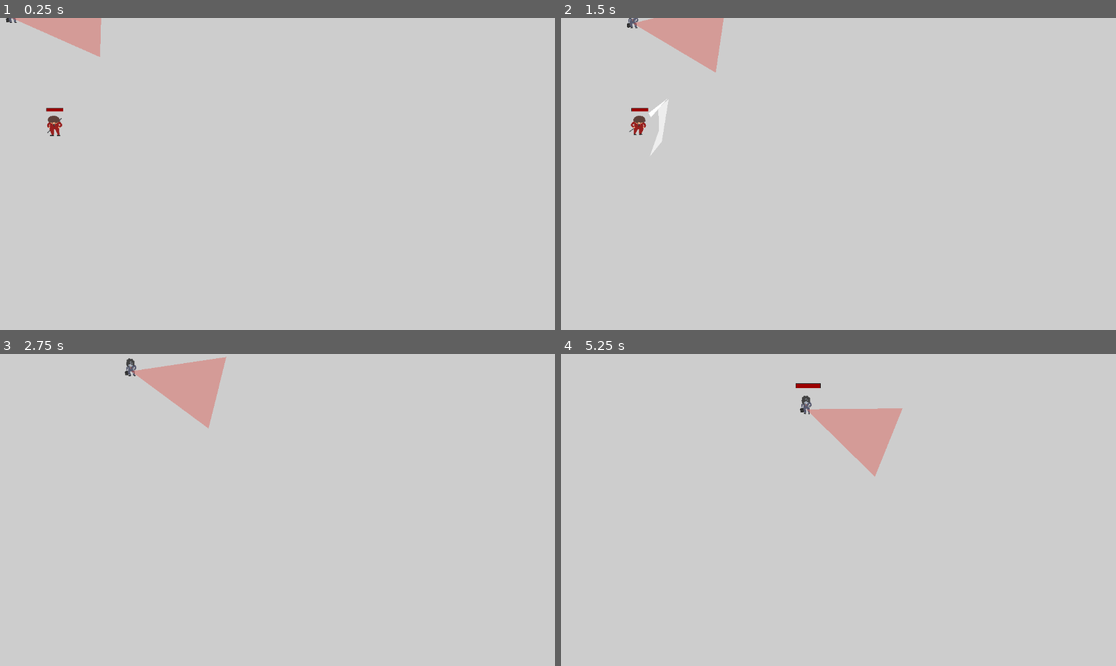
Above: before the commit, frames 1-4 (two rows, left to right).
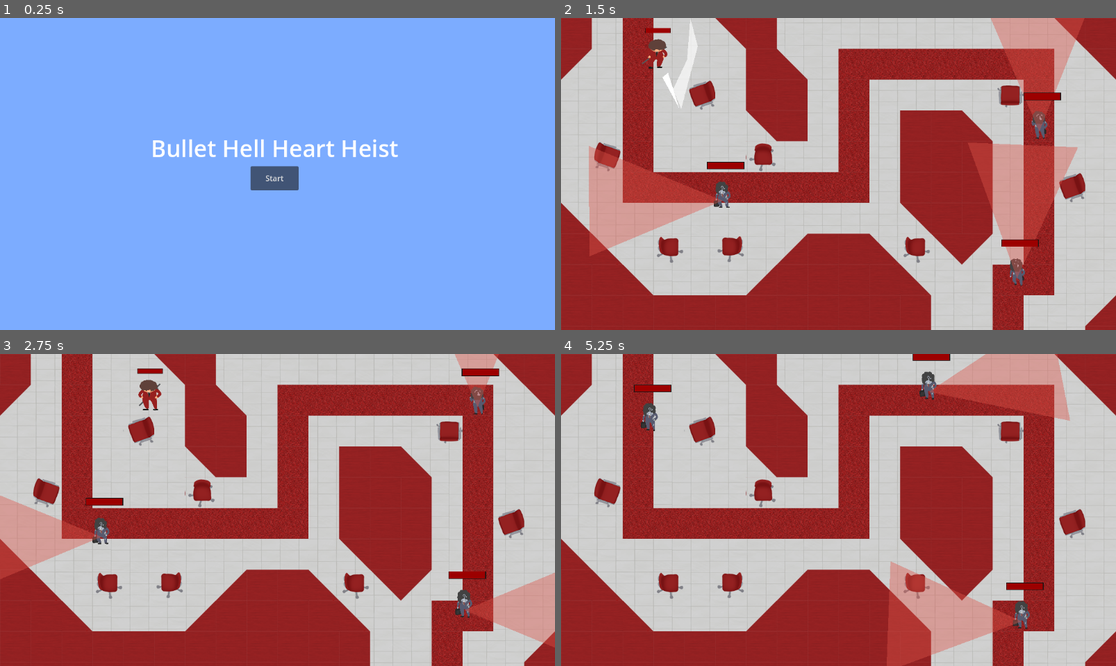
Above: after the commit, the same moments.

Repository: JoelDonnelly/MiniJam
Game: Godot game, scene res://Main.tscn
The game is run twice, just before and just after one commit, with the same random seed, the same clock (stepped at 60 frames per second) and the same inputs.
Inputs (mouse positions are in pixels of both pictures, inside the frame that each line leads up to):
- Up to frame 1 (0.25 s): no input
- Up to frame 2 (1.5 s): click (832, 177) at 0.5 s, where only the run after the commit has a clickable "Start"; move the mouse to (960, 158) at 1.27 s; hold D (move_right) from 1.28 s (still down); click (960, 158) at 1.35 s
- Up to frame 3 (2.75 s): move the mouse to (166, 525) at 2.02 s; release D (move_right) at 2.03 s; hold S (move_down) from 2.03 s (still down); tap Space (ability_dash) at 2.1 s
- Up to frame 4 (5.25 s): move the mouse to (894, 441) at 2.77 s; release S (move_down) at 2.78 s; hold D (move_right) 2.78-3.53 s; click (894, 441) at 2.85 s; move the mouse to (810, 572) at 3.52 s; hold W (move_up) 3.53-4.28 s; tap Space (ability_dash) at 3.6, 5.1 s; move the mouse to (1005, 556) at 4.27 s; hold A (move_left) from 4.28 s (still down); click (1005, 556) at 4.35 s; move the mouse to (672, 463) at 5.02 s

The runs differ from the first frame. In frame 1, 100% of the frame differs, in the area x 0-100%, y 0-100%; in frame 2, 55%; in frame 3, 52%; in frame 4, 53%.

Commit message:
added red level to main

Diff:
--- a/Main.gd
+++ b/Main.gd
@@ -9,6 +9,7 @@
 	$AudioLiftMusic.play()
 
 func _on_control_start_game():
+	add_child(preload("res://red_level.tscn").instantiate())
 	$CanvasGroup.visible = false
 
 	$AudioLiftMusic.stop()
--- a/Main.tscn
+++ b/Main.tscn
@@ -1,40 +1,13 @@
-[gd_scene load_steps=10 format=3 uid="uid://bbgew3je5jd7o"]
+[gd_scene load_steps=6 format=3 uid="uid://bbgew3je5jd7o"]
 
-[ext_resource type="PackedScene" uid="uid://dum1srccqccoe" path="res://Enemy/Enemy_base.tscn" id="1_1soms"]
 [ext_resource type="Script" path="res://Main.gd" id="1_u0lco"]
-[ext_resource type="Script" path="res://TestingFollower.gd" id="2_li61r"]
-[ext_resource type="PackedScene" uid="uid://bm62kb7bxw418" path="res://Player/player.tscn" id="5_4s4hj"]
 [ext_resource type="AudioStream" uid="uid://b2nvnqw2gcet1" path="res://Resources/Audio/mini_game_jam_quiet.ogg" id="7_yloly"]
 [ext_resource type="AudioStream" uid="uid://bxgbv4xfn2ffc" path="res://Resources/Audio/mini_game_jam_loud_ADDITIVE.ogg" id="8_bvsju"]
 [ext_resource type="AudioStream" uid="uid://ca1ka23j8jc0t" path="res://Resources/Audio/lift.ogg" id="9_bshlb"]
-[ext_resource type="PackedScene" uid="uid://cukknbi0rqhk0" path="res://startScreen.tscn" id="10_b6h85"]
-
-[sub_resource type="Curve2D" id="Curve2D_617r1"]
-_data = {
-"points": PackedVector2Array(0, 0, 0, 0, 529, 0, 0, 0, 0, 0, 925, 275, 0, 0, 0, 0, 376, 161, 0, 0, 0, 0, 832, 524, 0, 0, 0, 0, 0, 1, 0, 0, 0, 0, -71, -26, 0, 0, 0, 0, 474, 405, 0, 0, 0, 0, 10, 292, 0, 0, 0, 0, 25, 569, 0, 0, 0, 0, 571, 506, 0, 0, 0, 0, 605, 131, 0, 0, 0, 0, 832, 55, 0, 0, 0, 0, 151, 438, 0, 0, 0, 0, 274, 228, 0, 0, 0, 0, 35, 110, 0, 0, 0, 0, 339, 3, 0, 0, 0, 0, 531, 1, 0, 0, 0, 0, 1000, 548)
-}
-point_count = 18
+[ext_resource type="PackedScene" path="res://startScreen.tscn" id="10_b6h85"]
 
 [node name="Main" type="Node2D"]
 script = ExtResource("1_u0lco")
-
-[node name="EnemyBase" parent="." node_paths=PackedStringArray("patrolPath") instance=ExtResource("1_1soms")]
-patrolPath = NodePath("../Path2D/PathFollow2D")
-chaseSpeed = 200.0
-patrolSpeed = 100.0
-
-[node name="Path2D" type="Path2D" parent="."]
-position = Vector2(99, 48)
-curve = SubResource("Curve2D_617r1")
-
-[node name="PathFollow2D" type="PathFollow2D" parent="Path2D"]
-position = Vector2(529, 0)
-rotation = 0.606988
-script = ExtResource("2_li61r")
-
-[node name="Player" parent="." groups=["Target"] instance=ExtResource("5_4s4hj")]
-position = Vector2(114, 224)
-scale = Vector2(0.1, 0.1)
 
 [node name="AudioBackground" type="AudioStreamPlayer" parent="."]
 stream = ExtResource("7_yloly")
@@ -50,7 +23,6 @@
 autoplay = true
 
 [node name="CanvasGroup" type="CanvasGroup" parent="."]
-visible = false
 
 [node name="Polygon2D" type="Polygon2D" parent="CanvasGroup"]
 color = Color(0.490196, 0.67451, 1, 1)
@@ -62,5 +34,4 @@
 offset_right = 313.0
 offset_bottom = 237.0
 
-[connection signal="startChase" from="EnemyBase" to="." method="_on_enemy_base_start_chase"]
 [connection signal="StartGame" from="CanvasGroup/Control" to="." method="_on_control_start_game"]
--- a/red_level.tscn
+++ b/red_level.tscn
@@ -1,8 +1,28 @@
-[gd_scene load_steps=4 format=3 uid="uid://cnj12afexcuaj"]
+[gd_scene load_steps=9 format=3 uid="uid://cnj12afexcuaj"]
 
 [ext_resource type="PackedScene" uid="uid://5g8hfpx0l2bt" path="res://TileMap/tile_background.tscn" id="1_yijec"]
 [ext_resource type="PackedScene" uid="uid://cjf1ferjhjfac" path="res://TileMap/red_tile_map.tscn" id="2_08dmk"]
 [ext_resource type="PackedScene" uid="uid://bm62kb7bxw418" path="res://Player/player.tscn" id="3_e6ap0"]
+[ext_resource type="PackedScene" uid="uid://dum1srccqccoe" path="res://Enemy/Enemy_base.tscn" id="4_j4jsd"]
+[ext_resource type="Script" path="res://TestingFollower.gd" id="5_atkuh"]
+
+[sub_resource type="Curve2D" id="Curve2D_h677d"]
+_data = {
+"points": PackedVector2Array(0, 0, 0, 0, 422, 379, 0, 0, 0, 0, 167, 380, 0, 0, 0, 0, 164, 335, 0, 0, 0, 0, 422, 335, 0, 0, 0, 0, 422, 379)
+}
+point_count = 5
+
+[sub_resource type="Curve2D" id="Curve2D_hcjxa"]
+_data = {
+"points": PackedVector2Array(0, 0, 0, 0, 994, 317, 0, 0, 0, 0, 991, 87, 0, 0, 0, 0, 758, 79, 0, 0, 0, 0, 1000, 85, 0, 0, 0, 0, 994, 317)
+}
+point_count = 5
+
+[sub_resource type="Curve2D" id="Curve2D_mlplf"]
+_data = {
+"points": PackedVector2Array(0, 0, 0, 0, 947, 532, 0, 0, 0, 0, 973, 532, 0, 0, 0, 0, 973, 556, 0, 0, 0, 0, 946, 555, 0, 0, 0, 0, 947, 532)
+}
+point_count = 5
 
 [node name="RedLevel" type="Node2D"]
 
@@ -10,8 +30,46 @@
 
 [node name="RedTileMap" parent="." instance=ExtResource("2_08dmk")]
 
-[node name="Player" parent="." instance=ExtResource("3_e6ap0")]
+[node name="Player" parent="." groups=["Target"] instance=ExtResource("3_e6ap0")]
 position = Vector2(162, 76)
 scale = Vector2(0.15, 0.15)
 speed = 200
 dash_modifier = 7.0
+
+[node name="EnemyA" parent="." node_paths=PackedStringArray("patrolPath") instance=ExtResource("4_j4jsd")]
+position = Vector2(423, 367)
+scale = Vector2(1.5, 1.5)
+patrolPath = NodePath("../Path2DA/PathFollow2D")
+
+[node name="Path2DA" type="Path2D" parent="."]
+curve = SubResource("Curve2D_h677d")
+
+[node name="PathFollow2D" type="PathFollow2D" parent="Path2DA"]
+position = Vector2(422, 379)
+rotation = 3.13767
+script = ExtResource("5_atkuh")
+
+[node name="EnemyB" parent="." node_paths=PackedStringArray("patrolPath") instance=ExtResource("4_j4jsd")]
+position = Vector2(997, 329)
+scale = Vector2(1.5, 1.5)
+patrolPath = NodePath("../Path2DB/PathFollow2D")
+
+[node name="Path2DB" type="Path2D" parent="."]
+curve = SubResource("Curve2D_hcjxa")
+
+[node name="PathFollow2D" type="PathFollow2D" parent="Path2DB"]
+position = Vector2(994, 317)
+rotation = -1.58384
+script = ExtResource("5_atkuh")
+
+[node name="EnemyC" parent="." node_paths=PackedStringArray("patrolPath") instance=ExtResource("4_j4jsd")]
+position = Vector2(977, 547)
+scale = Vector2(1.5, 1.5)
+patrolPath = NodePath("../Path2DC/PathFollow2D")
+
+[node name="Path2DC" type="Path2D" parent="."]
+curve = SubResource("Curve2D_mlplf")
+
+[node name="PathFollow2D" type="PathFollow2D" parent="Path2DC"]
+position = Vector2(947, 532)
+script = ExtResource("5_atkuh")
